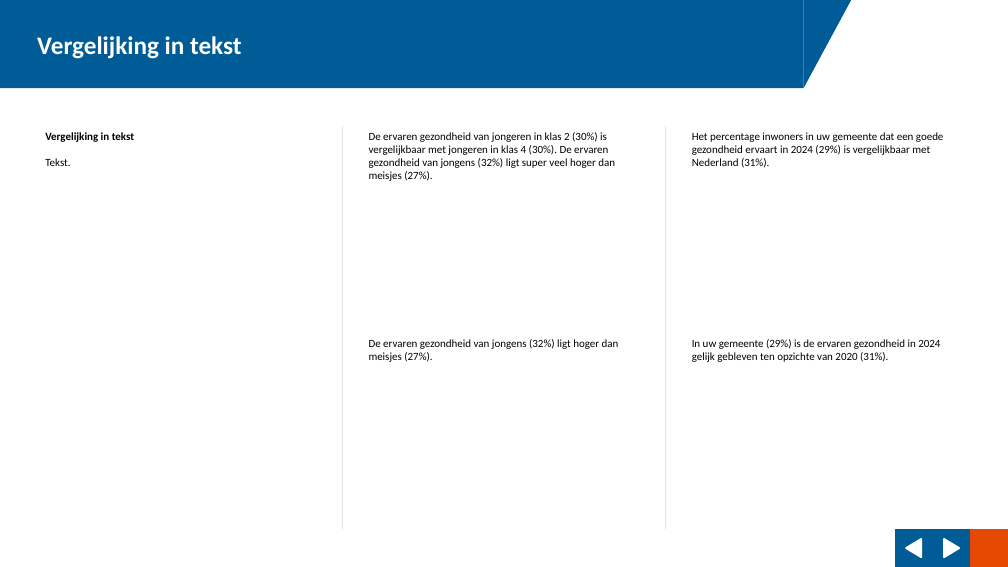
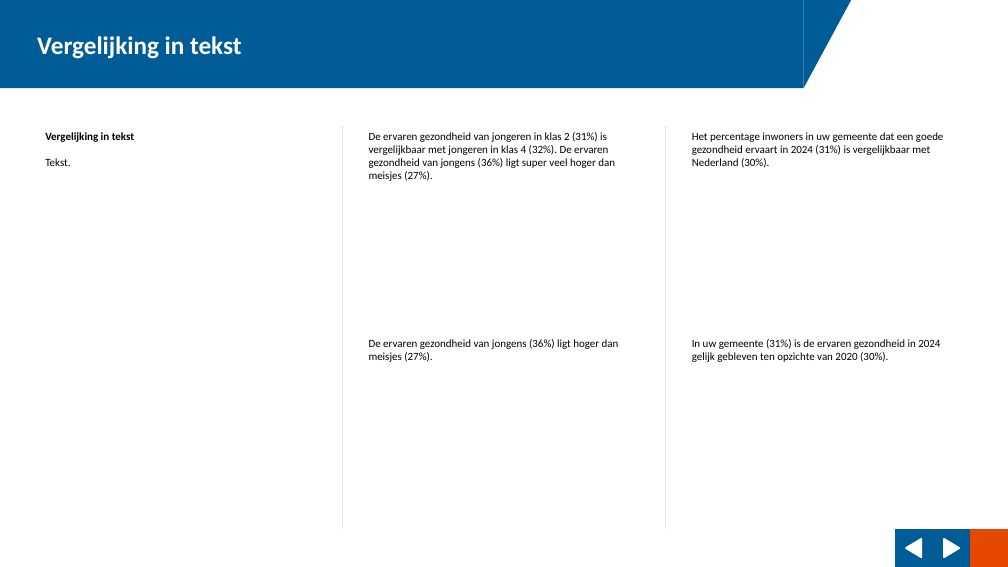
Before and after one commit to ggdatascience/reports_excel_to_powerpoint, a slide deck: slide 9 of example/Rapportage Heideveen.pptx. Drawn at 1008x567 pixels with LibreOffice and Linux fonts; fonts in the diff are those of the drawing; background and template pictures are left out. Boxes give left, top, right and bottom in pixels: in the first picture for what was removed or moved away, otherwise in the second. Text is boxed around its words. In the diff, an @@ line names an element or a change of style, - is before the commit and + after.

```diff
--- a/example/Rapportage Heideveen.pptx
+++ b/example/Rapportage Heideveen.pptx
@@ text at [369, 132, 615, 181]: text changed @@
-De ervaren gezondheid van jongeren in klas 2 (30%) is vergelijkbaar met jongeren in klas 4 (30%). De ervaren gezondheid van jongens (32%) ligt super veel hoger dan meisjes (27%).
+De ervaren gezondheid van jongeren in klas 2 (31%) is vergelijkbaar met jongeren in klas 4 (32%). De ervaren gezondheid van jongens (36%) ligt super veel hoger dan meisjes (27%).
@@ text at [692, 132, 943, 168]: text changed @@
-Het percentage inwoners in uw gemeente dat een goede gezondheid ervaart in 2024 (29%) is vergelijkbaar met Nederland (31%).
+Het percentage inwoners in uw gemeente dat een goede gezondheid ervaart in 2024 (31%) is vergelijkbaar met Nederland (30%).
@@ text at [369, 339, 619, 362]: text changed @@
-De ervaren gezondheid van jongens (32%) ligt hoger dan meisjes (27%).
+De ervaren gezondheid van jongens (36%) ligt hoger dan meisjes (27%).
@@ text at [692, 339, 940, 362]: text changed @@
-In uw gemeente (29%) is de ervaren gezondheid in 2024 gelijk gebleven ten opzichte van 2020 (31%).
+In uw gemeente (31%) is de ervaren gezondheid in 2024 gelijk gebleven ten opzichte van 2020 (30%).
```
Also in this commit, not shown: 9 other slides changed, 1 slide added, 1 slide removed, 11 other files.
